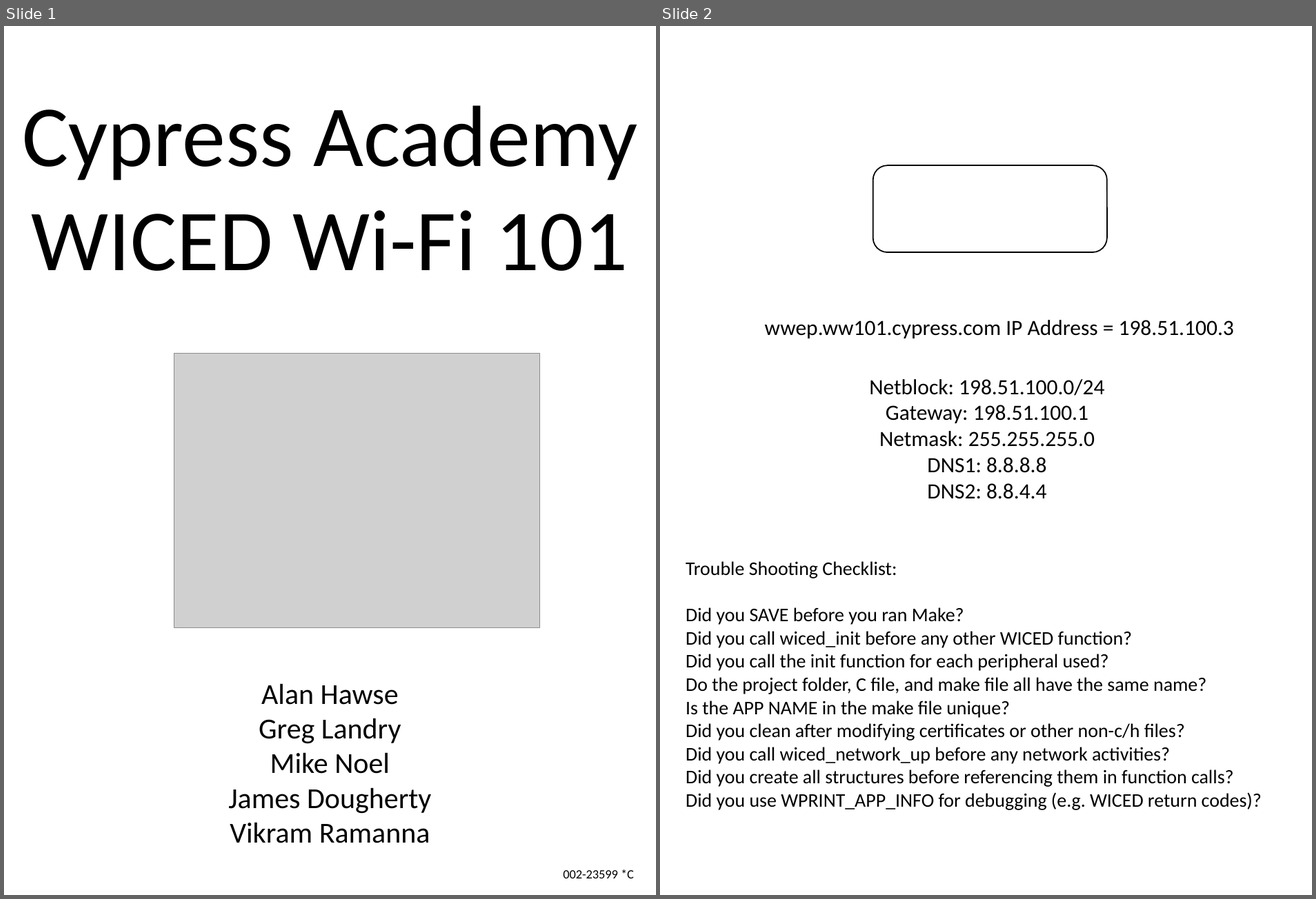
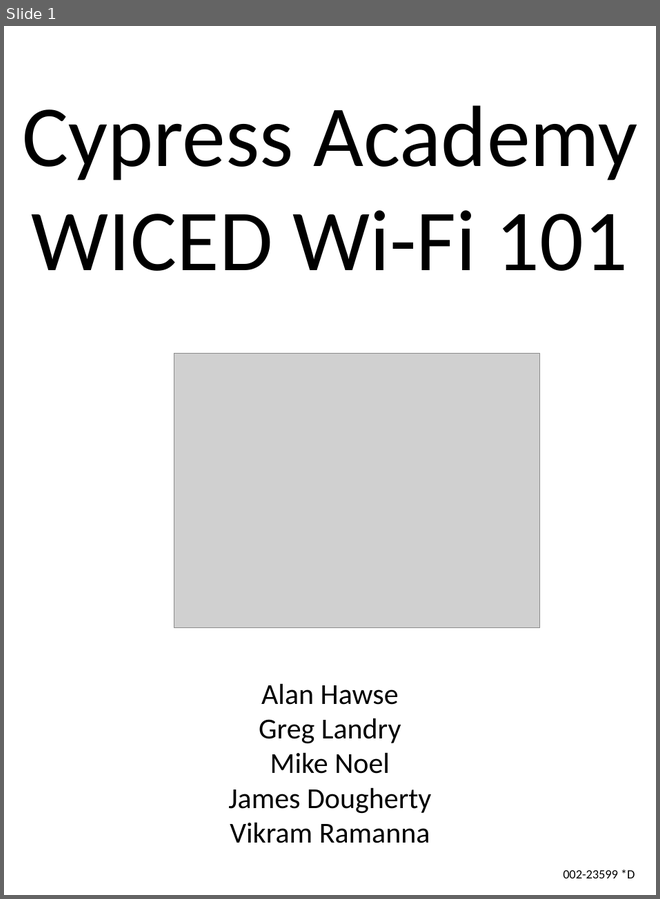
Before and after one commit to iotexpert/WW101, a slide deck: labmanual/English/002-23599_Source/Manual/WW101-Binder-Cover.pptx. Shown side by side, each under a label of ours: slides 1 and 2 before the commit, slide 1 after it. The pictures are 1316x899 and 660x899 pixels, drawn with LibreOffice and Linux fonts; fonts in the diff are those of the drawing; grey boxes stand for pictures. Boxes give left, top, right and bottom in pixels: in the first picture for what was removed or moved away, otherwise in the second. Text is boxed around its words. In the diff, an @@ line names an element or a change of style, - is before the commit and + after.

```diff
--- a/labmanual/English/002-23599_Source/Manual/WW101-Binder-Cover.pptx
+++ b/labmanual/English/002-23599_Source/Manual/WW101-Binder-Cover.pptx
@@ slide 2 removed at (660, 26, 1312, 895), background #FFFFFF @@
@@ rounded rectangle removed at (873, 165, 1107, 252) @@
@@ text removed at (765, 320, 1234, 339) @@
-wwep.ww101.cypress.com IP Address = 198.51.100.3
@@ text removed at (869, 379, 1104, 499) @@
-Netblock: 198.51.100.0/24
-Gateway: 198.51.100.1
-Netmask: 255.255.255.0
-DNS1: 8.8.8.8
-DNS2: 8.8.4.4
@@ text removed at (686, 561, 1262, 811) @@
-Trouble Shooting Checklist:
-Did you SAVE before you ran Make?
-Did you call wiced_init before any other WICED function?
-Did you call the init function for each peripheral used?
-Do the project folder, C file, and make file all have the same name?
-Is the APP NAME in the make file unique?
-Did you clean after modifying certificates or other non-c/h files?
-Did you call wiced_network_up before any network activities?
-Did you create all structures before referencing them in function calls?
-Did you use WPRINT_APP_INFO for debugging (e.g. WICED return codes)?
@@ slide 1 changed as well @@
@@ text at (563, 870, 635, 879): text changed @@
-002-23599 *C
+002-23599 *D
```
Also in this commit, not shown: 27 other files.
